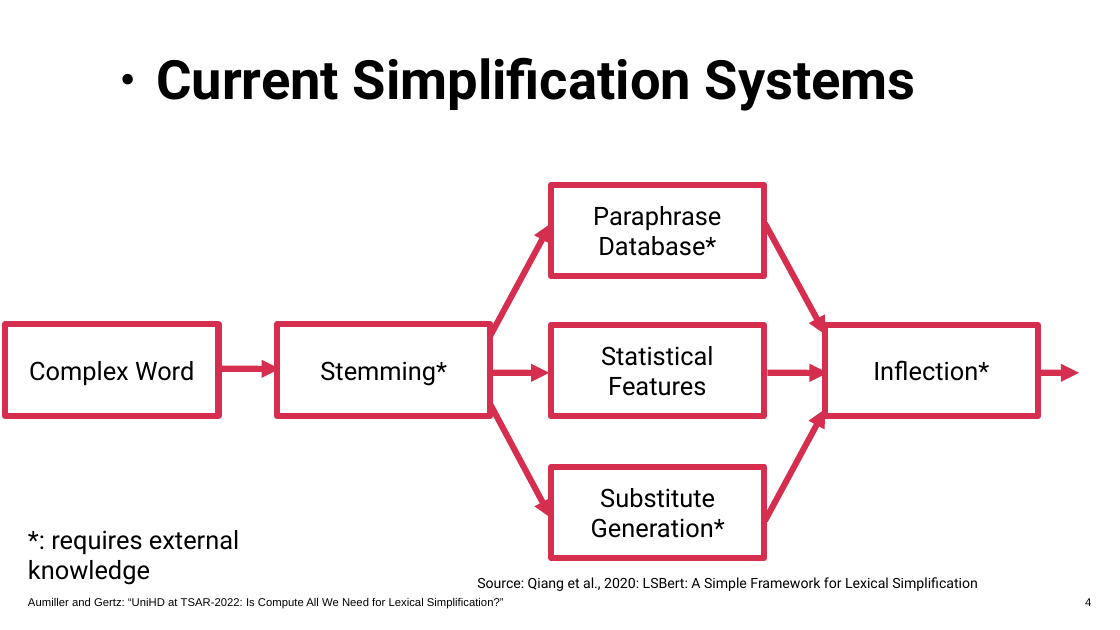
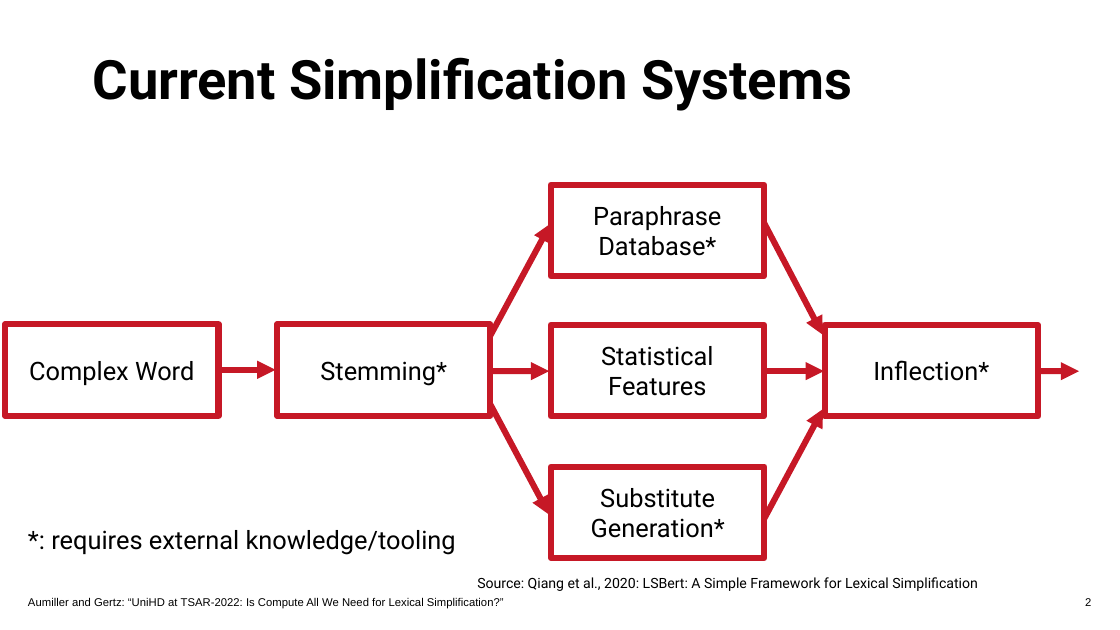
Before and after one commit to dennlinger/TSAR-2022-Shared-Task, a slide deck: slide 2 of presentation/uniHD_tsar.pptx (slide 4 before the commit). Drawn at 1120x630 pixels with LibreOffice and Linux fonts; fonts in the diff are those of the drawing; background and template pictures are left out. Boxes give left, top, right and bottom in pixels: in the first picture for what was removed or moved away, otherwise in the second. Text is boxed around its words. In the diff, an @@ line names an element or a change of style, - is before the commit and + after.

```diff
--- a/presentation/uniHD_tsar.pptx
+++ b/presentation/uniHD_tsar.pptx
@@ text "Current Simplification Systems": place and size @@
-text "Current Simplification Systems" at <box>156,57,916,111</box>
+text "Current Simplification Systems" at <box>93,57,852,111</box>
@@ text "Current Simplification Systems" at <box>93,57,852,111</box>: bullet ● to none @@
@@ outline #D62E4E 4.31 pt to #C61826 4.31 pt in 6 elements at <box>551,466,764,558</box>, <box>277,324,491,416</box>, <box>825,325,1039,417</box>, <box>551,325,764,417</box>, <box>5,324,219,416</box>, <box>551,185,764,276</box> @@
@@ arrow (491, 335) - (551, 224): stroke #D62E4E 4.31 pt to #C61826 4.31 pt @@
@@ arrow (764, 224) - (823, 335): stroke #D62E4E 4.31 pt to #C61826 4.31 pt @@
@@ arrow (219, 370) - (275, 370): stroke #D62E4E 4.31 pt to #C61826 4.31 pt @@
@@ arrow (490, 371) - (550, 371): stroke #D62E4E 4.31 pt to #C61826 4.31 pt @@
@@ 4 arrows: place and size @@
-4 arrows at <box>220,224,828,518</box>
+4 arrows at <box>219,224,824,515</box>
@@ arrow (766, 371) - (824, 371): stroke #D62E4E 4.31 pt to #C61826 4.31 pt @@
@@ arrow (1039, 371) - (1079, 371): stroke #D62E4E 4.31 pt to #C61826 4.31 pt @@
@@ arrow (491, 405) - (549, 515): stroke #D62E4E 4.31 pt to #C61826 4.31 pt @@
@@ arrow (764, 519) - (823, 410): stroke #D62E4E 4.31 pt to #C61826 4.31 pt @@
@@ text at <box>51,530,456,555</box>: text changed @@
-*: requires external knowledge
+*: requires external knowledge/tooling
@@ page number at <box>1085,598,1091,606</box>: text changed @@
-4
+2
```
Also in this commit, not shown: 6 other slides changed, 15 slides added, 17 slides removed, 16 other files.
